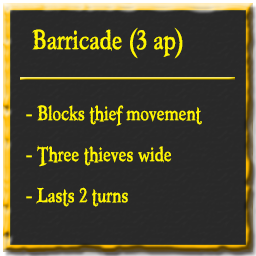
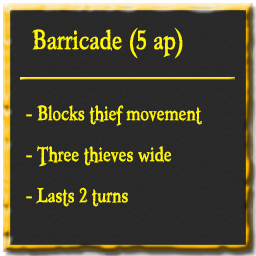
The second 256x256 image is a revision of the first. Changes to its layers:
renamed "Barricade (3 ap)" to "Barricade (5 ap)", painted on it over [136, 30, 147, 50]
